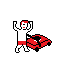
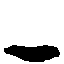
Layer changes from the first 64 x 64 image to the second:
added group "Man_Front_Death" with 21 layers above "Man_Back_Death" over (4, 20, 60, 62)
added layer "Layer 1 copy 51" in group "Man_Front_Death" over (4, 45, 60, 62)
added layer "Layer 1 copy 50" in group "Man_Front_Death" over (6, 42, 60, 62)
added layer "Layer 1 copy 49" in group "Man_Front_Death" over (6, 38, 60, 62)
added layer "Layer 1 copy 48" in group "Man_Front_Death" over (6, 33, 60, 61)
added layer "Layer 1 copy 47" in group "Man_Front_Death" over (6, 28, 60, 61)
added layer "Layer 1 copy 46" in group "Man_Front_Death" over (8, 22, 60, 61)
added layer "Layer 1 copy 45" in group "Man_Front_Death" over (11, 20, 60, 59)
added layer "Layer 1 copy 44" in group "Man_Front_Death" over (14, 20, 60, 59)
added layer "Layer 1 copy 43" in group "Man_Front_Death" over (17, 20, 60, 58)
added layer "Layer 1 copy 42" in group "Man_Front_Death" over (17, 20, 60, 58)
added layer "Layer 1 copy 41" in group "Man_Front_Death" over (17, 20, 60, 58)
added layer "Layer 1 copy 40" in group "Man_Front_Death" over (17, 20, 60, 58)
added layer "Layer 1 copy 39" in group "Man_Front_Death" over (17, 20, 60, 58)
added layer "Layer 1 copy 38" in group "Man_Front_Death" over (20, 20, 60, 57)
added layer "Layer 1 copy 37" in group "Man_Front_Death" over (20, 20, 60, 57)
added layer "Layer 1 copy 36" in group "Man_Front_Death" over (20, 20, 60, 57)
added layer "Layer 1 copy 35" in group "Man_Front_Death" over (20, 20, 59, 57)
added layer "Layer 1 copy 34" in group "Man_Front_Death" over (20, 20, 59, 57)
added layer "Layer 1 copy 18" in group "Man_Front_Death" over (20, 20, 59, 57)
added layer "Layer 1 copy 17" in group "Man_Front_Death" over (20, 20, 58, 57)
added layer "Layer 1 copy 6" (1st of 3, in "Man_Front_Death") in group "Man_Front_Death" over (20, 20, 58, 57)
hid group "Man_win" (15 layers) over (13, 20, 33, 53)
hid group "Man_win_mow" (1 layers) over (24, 34, 52, 52)
